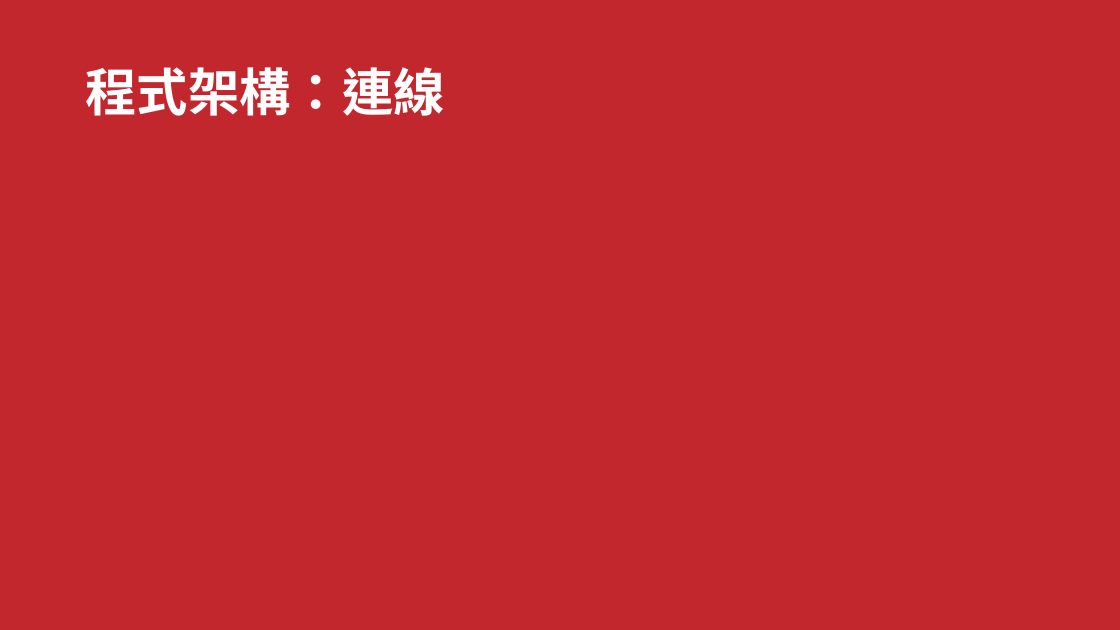
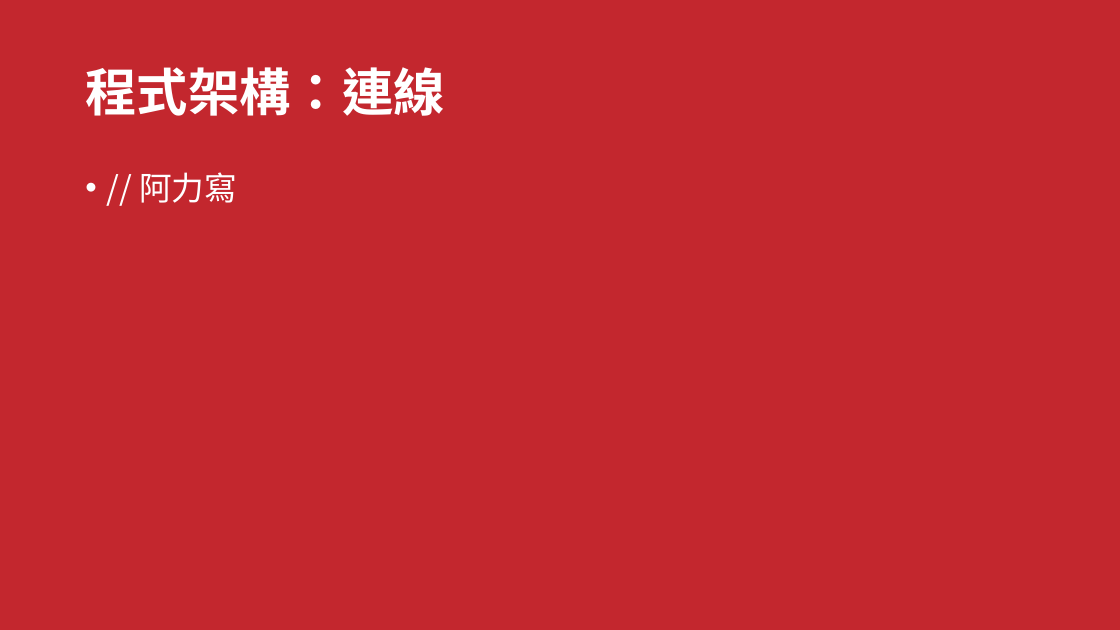
Before and after one commit to LiSeng0903/NWA-Chess, a slide deck: slide 5 of Presentation.pptx (slide 6 before the commit). Drawn at 1120x630 pixels with LibreOffice and Linux fonts; fonts in the diff are those of the drawing. Boxes give left, top, right and bottom in pixels: in the first picture for what was removed or moved away, otherwise in the second. Text is boxed around its words. In the diff, an @@ line names an element or a change of style, - is before the commit and + after.

```diff
--- a/Presentation.pptx
+++ b/Presentation.pptx
@@ text added at (x1=139, y1=172, x2=237, y2=203), 28 pt, text #FFFFFF @@
+• // 阿力寫
```
Also in this commit, not shown: 3 other slides changed, 1 slide removed, 2 other files.
